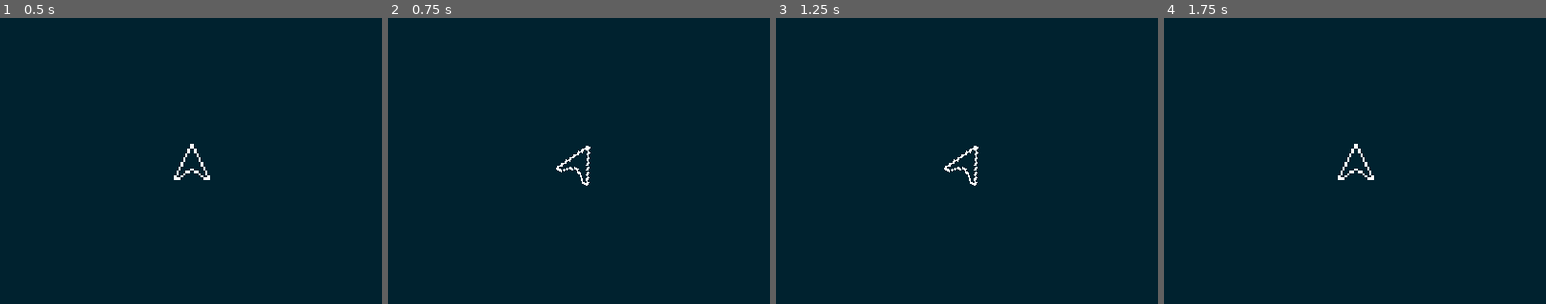
Above: before the commit, frames 1-4 (left to right).
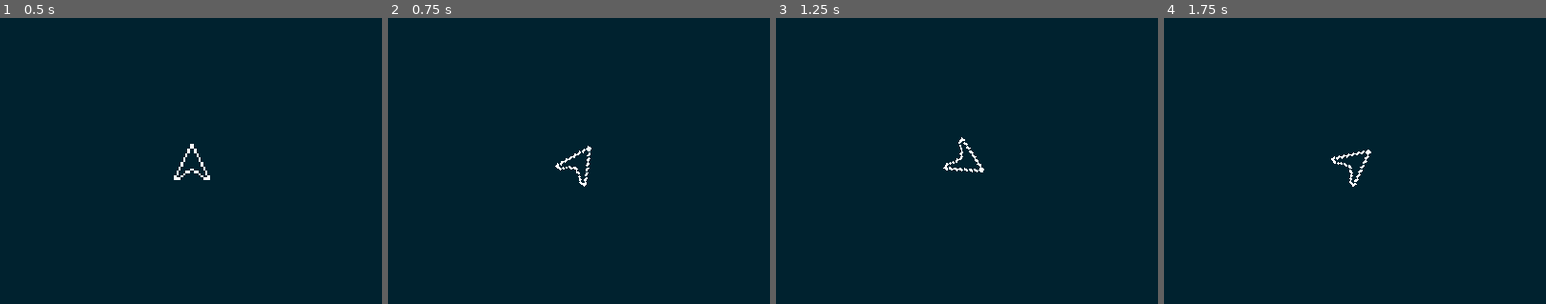
Above: after the commit, the same moments.

Repository: ccmorataya/Godot_Planetoids
Game: Godot game, scene res://scenes/Main.tscn
Two runs of this game, one before a commit and one after it. Both use one fixed random seed, a clock stepped at 60 frames per second and the inputs below.
Inputs:
- Up to frame 1 (0.5 s): no input
- Up to frame 2 (0.75 s): tap Enter at 0.5 s; hold Right (ui_right) from 0.53 s (still down)
- Up to frame 3 (1.25 s): keep holding Right (ui_right)
- Up to frame 4 (1.75 s): release Right (ui_right) at 1.28 s; hold Left (ui_left) from 1.28 s (still down)
The pictures show only the part of the screen within x 25-75%, y 25-75%; the shares and areas given below are measured in that part.

Frame 1 is identical in both runs. In frame 2, 0.2% of the frame differs, in the area x 43-54%, y 44-59%; in frame 3, 0.3%; in frame 4, 0.4%, in the area x 43-55%, y 44-59%.

Commit message:
Fixed the movement of the SpaceShip smooth movement using the keys left and right

Diff:
--- a/scripts/Main.gd
+++ b/scripts/Main.gd
@@ -4,11 +4,12 @@
 
 func _ready():
 	print("started")
+	set_process(true)
 
-func _input(event):
-	if event.is_action_pressed("ui_left"):
-		spaceShip.rotate(-0.5)
+func _process(delta):
+	if Input.is_action_pressed("ui_left"):
+		spaceShip.rotate(-0.05)
 		print("LEFT")
-	if event.is_action_pressed("ui_right"):
-		spaceShip.rotate(0.5)
+	if Input.is_action_pressed("ui_right"):
+		spaceShip.rotate(0.05)
 		print("RIGHT")
